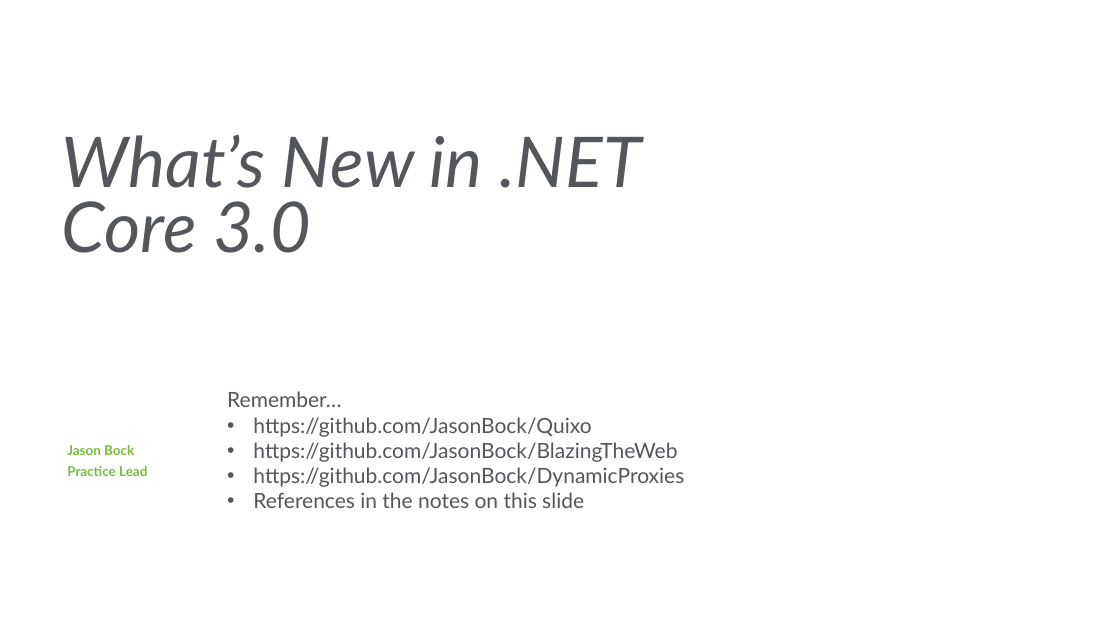
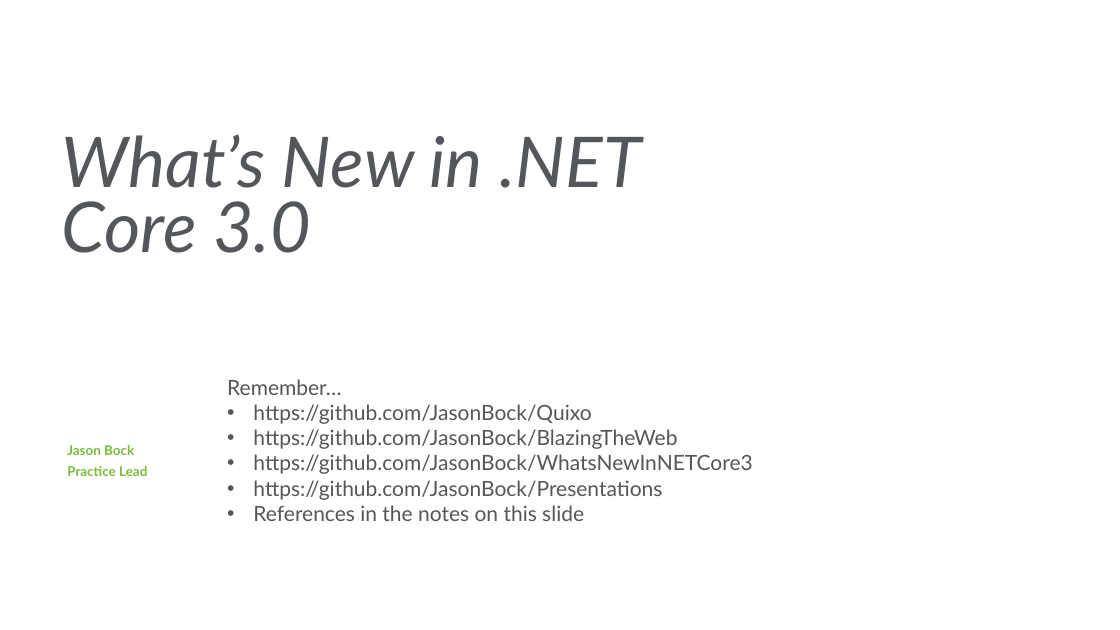
Before and after one commit to JasonBock/Presentations, a slide deck: slide 35 of What’s New in .NET Core 3.0.pptx. Drawn at 1120x630 pixels with LibreOffice and Linux fonts; fonts in the diff are those of the drawing; background and template pictures are left out. Boxes give left, top, right and bottom in pixels: in the first picture for what was removed or moved away, otherwise in the second. Text is boxed around its words. In the diff, an @@ line names an element or a change of style, - is before the commit and + after.

```diff
--- a/What’s New in .NET Core 3.0.pptx
+++ b/What’s New in .NET Core 3.0.pptx
@@ text at [253,454,752,500]: text changed @@
-• https://github.com/JasonBock/DynamicProxies
+• https://github.com/JasonBock/WhatsNewInNETCore3
+• https://github.com/JasonBock/Presentations
```
Also in this commit, not shown: 2 other slides changed.
